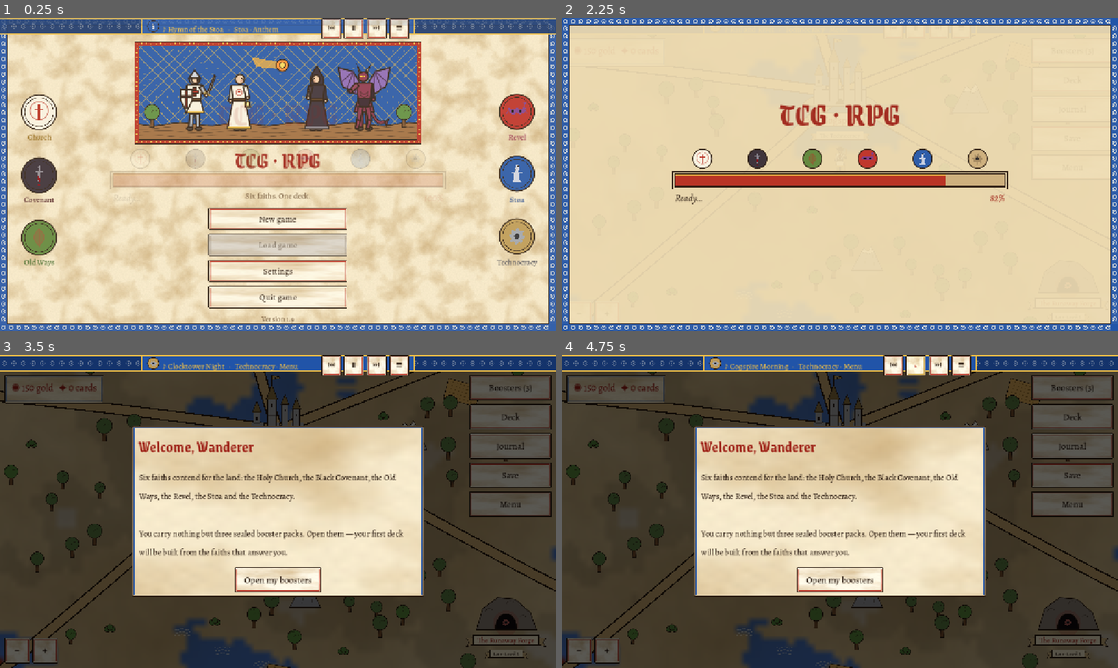
Above: before the commit, frames 1-4 (two rows, left to right).
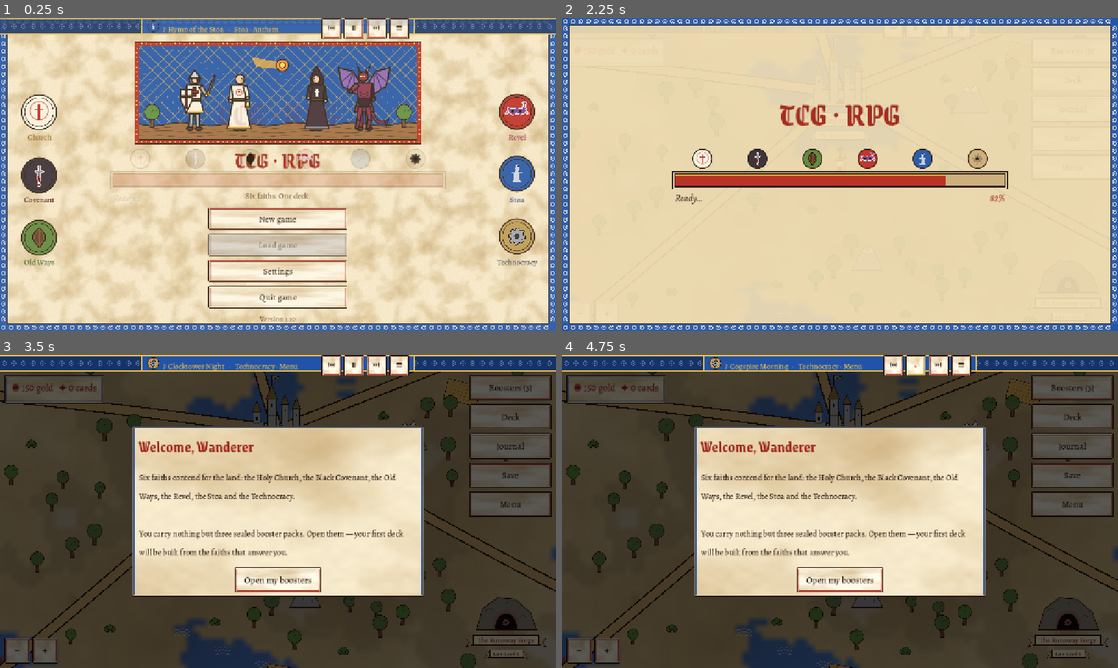
Above: after the commit, the same moments.

Repository: cavaleirobrancopensante/TCG-RPG
Game: Godot game, scene res://scenes/main.tscn
Two runs of this game, one before a commit and one after it. Both use one fixed random seed, a clock stepped at 60 frames per second and the inputs below.
Inputs (mouse positions are in pixels of both pictures, inside the frame that each line leads up to):
- Up to frame 1 (0.25 s): no input
- Up to frame 2 (2.25 s): click "New game" at 0.5 s; click "New game" at 1.25 s; click "Begin here" at 2 s
- Up to frame 3 (3.5 s): move the mouse to (400, 495) at 2.77 s; hold Right (ui_right) from 2.78 s (still down); click (400, 495) at 2.92 s
- Up to frame 4 (4.75 s): release Right (ui_right) at 3.5 s; click "⏮" at 3.5 s; click "⏸" at 4.25 s

The runs differ from the first frame. In frame 1, 0.4% of the frame differs, in the area x 5-96%, y 22-98%; in frame 2, less than 0.1%; in frame 3, less than 0.1%; in frame 4, less than 0.1%.

Commit message:
Version 1.10: outlined sigils
- Black edge on the Technocracy cog and Old Ways leaf
- White edge on the Covenant dagger and Revel mask
- Outlines skip faint watermarks and tiny sizes

Co-Authored-By: Claude Opus 5.5 <noreply@anthropic.com>
Claude-Session: https://claude.ai/code/session_01HitH66itUkjde1DxHgtaC5

Diff:
--- a/project.godot
+++ b/project.godot
@@ -12,7 +12,7 @@
 
 config/name="TCG-RPG"
 config/description="A card-battle RPG: MTG-style rules, Yu-Gi-Oh!-style summons, open world."
-config/version="1.9"
+config/version="1.10"
 run/main_scene="res://scenes/main.tscn"
 config/features=PackedStringArray("4.7", "GL Compatibility")
 boot_splash/bg_color=Color(0.93, 0.86, 0.7, 1)
--- a/scripts/ui/ui_kit.gd
+++ b/scripts/ui/ui_kit.gd
@@ -229,20 +229,47 @@
 # ------------------------------------------------------------------ sigils
 
 ## Draw a faith's sigil on any CanvasItem.
+## Outline colour per sigil: dark shapes get a white edge, light shapes a black one.
+const SIGIL_OUTLINE := {
+	"abyss": Color(0.98, 0.96, 0.90), "revel": Color(0.98, 0.96, 0.90),
+	"wild": Color(0.10, 0.06, 0.04), "machine": Color(0.10, 0.06, 0.04),
+}
+static var _flat := Color(0, 0, 0, 0)
+
+
+## Draw a faith's sigil. Solid sigils get an outline so they stand out on any background
+## (faint watermarks and tiny sizes are drawn without it).
 static func draw_sigil(ci: CanvasItem, faction: String, c: Vector2, r: float, col: Color, width: float = 3.0) -> void:
+	if SIGIL_OUTLINE.has(faction) and col.a > 0.5 and r >= 5.0:
+		var oc: Color = SIGIL_OUTLINE[faction]
+		var off := maxf(1.2, r * 0.09)
+		_flat = Color(oc, col.a)
+		for k in 12:
+			var a := TAU * k / 12.0
+			_sigil_shape(ci, faction, c + Vector2(cos(a), sin(a)) * off, r, _flat, width + off)
+		_flat = Color(0, 0, 0, 0)
+	_sigil_shape(ci, faction, c, r, col, width)
+
+
+## During the outline pass every colour becomes the outline colour.
+static func _k(c: Color) -> Color:
+	return _flat if _flat.a > 0 else c
+
+
+static func _sigil_shape(ci: CanvasItem, faction: String, c: Vector2, r: float, col: Color, width: float = 3.0) -> void:
 	match faction:
 		"sanctum":   # cross with halo
 			ci.draw_arc(c + Vector2(0, -r * 0.15), r * 0.95, 0, TAU, 40, Color(col, col.a * 0.6), width * 0.7, true)
 			ci.draw_rect(Rect2(c.x - r * 0.12, c.y - r * 0.8, r * 0.24, r * 1.6), col)
 			ci.draw_rect(Rect2(c.x - r * 0.5, c.y - r * 0.38, r * 1.0, r * 0.22), col)
 		"abyss":     # bloody dagger, point down
-			var blood := Color(0.55, 0.02, 0.05, col.a)
+			var blood := _k(Color(0.55, 0.02, 0.05, col.a))
 			ci.draw_circle(c + Vector2(0, -r * 0.86), r * 0.12, col)                         # pommel
 			ci.draw_rect(Rect2(c.x - r * 0.07, c.y - r * 0.78, r * 0.14, r * 0.34), col)      # grip
 			ci.draw_rect(Rect2(c.x - r * 0.42, c.y - r * 0.46, r * 0.84, r * 0.12), col)      # crossguard
 			_fill(ci, PackedVector2Array([c + Vector2(-r * 0.15, -r * 0.34), c + Vector2(r * 0.15, -r * 0.34),
 				c + Vector2(r * 0.10, r * 0.55), c + Vector2(0, r * 0.85), c + Vector2(-r * 0.10, r * 0.55)]), col)   # blade
-			ci.draw_line(c + Vector2(0, -r * 0.30), c + Vector2(0, r * 0.62), Color(0, 0, 0, col.a * 0.35), maxf(1.0, width * 0.4))
+			ci.draw_line(c + Vector2(0, -r * 0.30), c + Vector2(0, r * 0.62), _k(Color(0, 0, 0, col.a * 0.35)), maxf(1.0, width * 0.4))
 			# blood running down the blade and dripping from the point
 			_fill(ci, PackedVector2Array([c + Vector2(-r * 0.11, r * 0.30), c + Vector2(r * 0.11, r * 0.30),
 				c + Vector2(r * 0.07, r * 0.58), c + Vector2(0, r * 0.85), c + Vector2(-r * 0.07, r * 0.58)]), blood)
@@ -259,11 +286,11 @@
 				var t := float(i) / 20.0
 				var y := lerpf(-r * 0.9, r * 0.8, t)
 				pts.append(c + Vector2(-sin(t * PI) * r * 0.55, y))
-			_fill(ci, pts, Color(col, col.a * 0.55))
+			_fill(ci, pts, _k(Color(col, col.a * 0.55)))
 			ci.draw_polyline(pts + PackedVector2Array([pts[0]]), col, width * 0.6, true)
 			ci.draw_line(c + Vector2(0, -r * 0.8), c + Vector2(0, r * 0.95), col, width * 0.7, true)
 		"revel":     # masquerade half-mask with ribbons and a plume
-			var dark := Color(0.10, 0.06, 0.04, col.a)
+			var dark := _k(Color(0.10, 0.06, 0.04, col.a))
 			var mask := PackedVector2Array([
 				c + Vector2(-r * 0.95, -r * 0.42), c + Vector2(-r * 0.45, -r * 0.30), c + Vector2(0, -r * 0.36),
 				c + Vector2(r * 0.45, -r * 0.30), c + Vector2(r * 0.95, -r * 0.42), c + Vector2(r * 0.80, r * 0.05),
@@ -289,12 +316,12 @@
 			_fill(ci, PackedVector2Array([c + Vector2(r * 0.72, -r * 0.55), c + Vector2(r * 1.0, -r * 0.85),
 				c + Vector2(r * 0.86, -r * 1.0), c + Vector2(r * 0.66, -r * 0.80)]), col)
 		"lyceum":    # a column with an owl perched on top
-			var dark := Color(0.10, 0.06, 0.04, col.a)
+			var dark := _k(Color(0.10, 0.06, 0.04, col.a))
 			ci.draw_rect(Rect2(c.x - r * 0.50, c.y + r * 0.78, r * 1.0, r * 0.14), col)     # base
 			ci.draw_rect(Rect2(c.x - r * 0.40, c.y + r * 0.68, r * 0.80, r * 0.10), col)
 			ci.draw_rect(Rect2(c.x - r * 0.28, c.y - r * 0.02, r * 0.56, r * 0.70), col)    # shaft
 			for k in [-0.12, 0.0, 0.12]:
-				ci.draw_line(c + Vector2(r * k, r * 0.04), c + Vector2(r * k, r * 0.64), Color(0, 0, 0, col.a * 0.35), maxf(1.0, width * 0.35))
+				ci.draw_line(c + Vector2(r * k, r * 0.04), c + Vector2(r * k, r * 0.64), _k(Color(0, 0, 0, col.a * 0.35)), maxf(1.0, width * 0.35))
 			ci.draw_rect(Rect2(c.x - r * 0.50, c.y - r * 0.16, r * 1.0, r * 0.14), col)     # capital
 			ci.draw_circle(c + Vector2(-r * 0.46, -r * 0.08), r * 0.09, col)                  # volutes
 			ci.draw_circle(c + Vector2(r * 0.46, -r * 0.08), r * 0.09, col)
@@ -314,10 +341,10 @@
 			_fill(ci, PackedVector2Array([c + Vector2(-r * 0.04, -r * 0.62), c + Vector2(-r * 0.20, -r * 0.42),
 				c + Vector2(-r * 0.22, -r * 0.20), c + Vector2(-r * 0.04, -r * 0.30)]), col)
 			ci.draw_polyline(PackedVector2Array([c + Vector2(-r * 0.04, -r * 0.62), c + Vector2(-r * 0.20, -r * 0.42),
-				c + Vector2(-r * 0.22, -r * 0.20)]), Color(0, 0, 0, col.a * 0.35), maxf(1.0, width * 0.4), true)
+				c + Vector2(-r * 0.22, -r * 0.20)]), _k(Color(0, 0, 0, col.a * 0.35)), maxf(1.0, width * 0.4), true)
 			for k in 3:
 				ci.draw_line(c + Vector2(-r * (0.08 + k * 0.04), -r * (0.50 - k * 0.09)), c + Vector2(-r * (0.16 + k * 0.02), -r * (0.40 - k * 0.09)),
-					Color(0, 0, 0, col.a * 0.3), maxf(1.0, width * 0.3))
+					_k(Color(0, 0, 0, col.a * 0.3)), maxf(1.0, width * 0.3))
 			# round head with one ear tuft at the back
 			ci.draw_circle(c + Vector2(r * 0.06, -r * 0.76), r * 0.18, col)
 			_fill(ci, PackedVector2Array([c + Vector2(-r * 0.10, -r * 0.84), c + Vector2(-r * 0.10, -r * 1.02),
@@ -339,7 +366,7 @@
 				var rr := r * (0.85 if (i % 4) < 2 else 0.62)
 				pts.append(c + Vector2(cos(a), sin(a)) * rr)
 			_fill(ci, pts, col)
-			ci.draw_circle(c, r * 0.28, Color(0.1, 0.1, 0.12, 0.9))
+			ci.draw_circle(c, r * 0.28, _k(Color(0.1, 0.1, 0.12, 0.9)))
 
 
 ## Fill that skips shapes too small to triangulate (sigils at mana-pip size).
Not shown, changed: README.md
